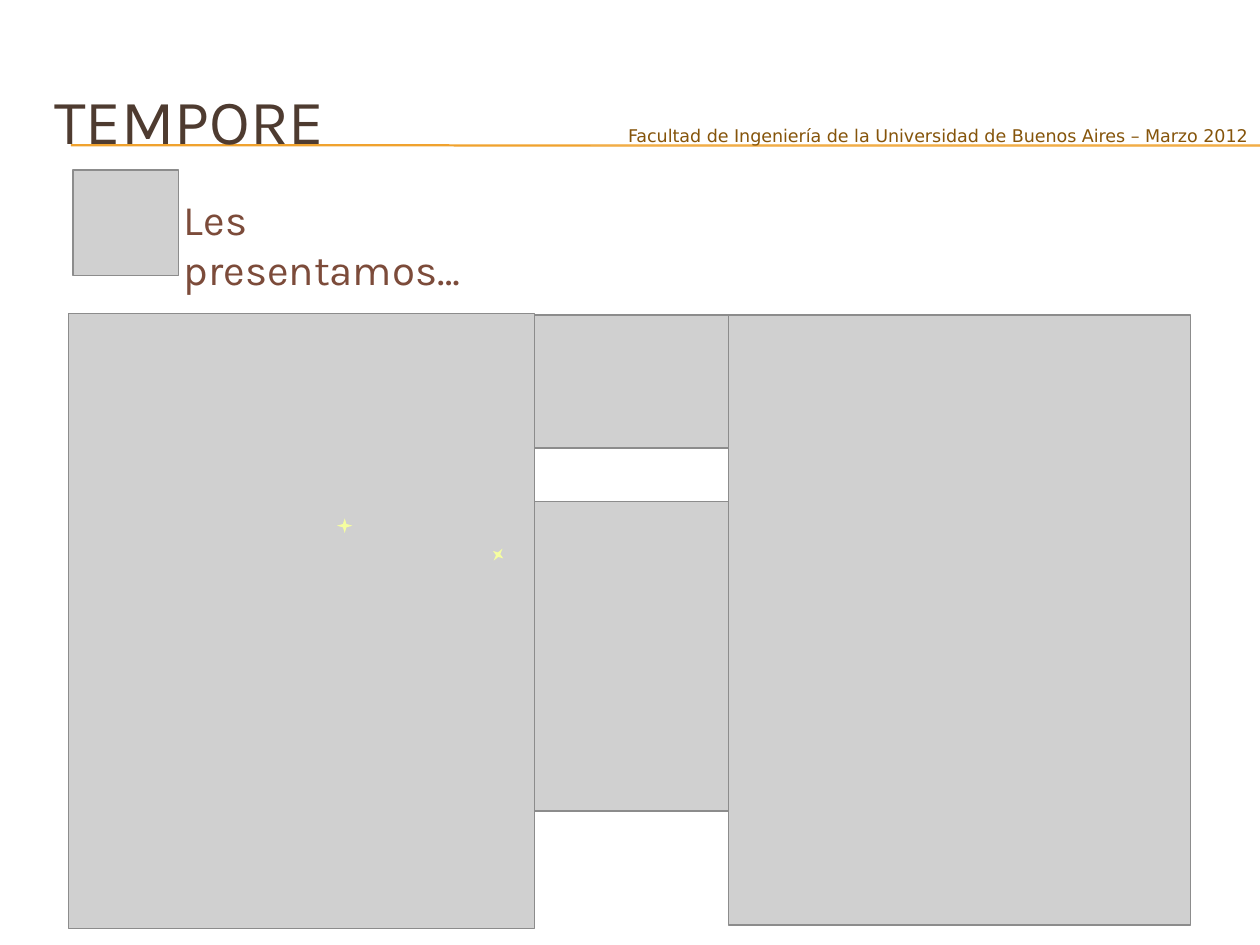
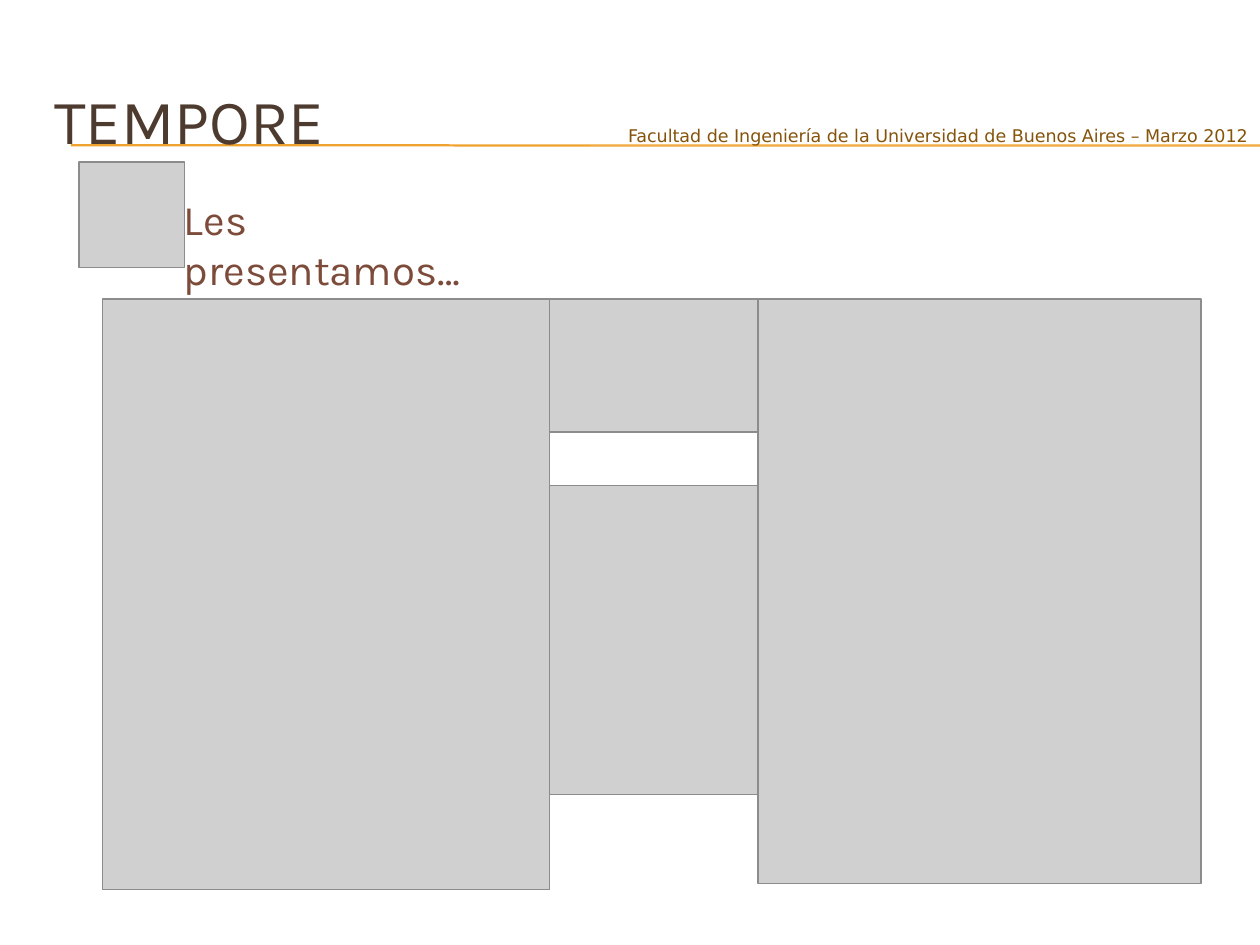
Before and after one commit to joshishimla99/tempore, a slide deck: slide 4 of docs/Presentacion Final/Tempore – Manejá tus tiempos-V2.pptx. Drawn at 1260x945 pixels with LibreOffice and Linux fonts; fonts in the diff are those of the drawing; grey boxes stand for pictures; background and template pictures are left out. Boxes give left, top, right and bottom in pixels: in the first picture for what was removed or moved away, otherwise in the second. Text is boxed around its words. In the diff, an @@ line names an element or a change of style, - is before the commit and + after.

Commit message:
update presentacion

```diff
--- a/docs/Presentacion Final/Tempore – Manejá tus tiempos-V2.pptx
+++ b/docs/Presentacion Final/Tempore – Manejá tus tiempos-V2.pptx
@@ picture moved from (x1=73, y1=170, x2=179, y2=276) to (x1=79, y1=163, x2=185, y2=268) @@
@@ picture resized from (x1=69, y1=314, x2=536, y2=929) to (x1=102, y1=299, x2=549, y2=890) @@
@@ picture moved from (x1=509, y1=315, x2=757, y2=449) to (x1=529, y1=299, x2=777, y2=432) @@
@@ picture resized from (x1=728, y1=315, x2=1191, y2=925) to (x1=759, y1=299, x2=1202, y2=883) @@
@@ picture moved from (x1=289, y1=501, x2=988, y2=811) to (x1=309, y1=485, x2=1008, y2=795) @@
@@ star removed at (x1=336, y1=518, x2=352, y2=533) @@
@@ star removed at (x1=488, y1=545, x2=507, y2=564) @@
```
Also in this commit, not shown: 3 other slides changed.
